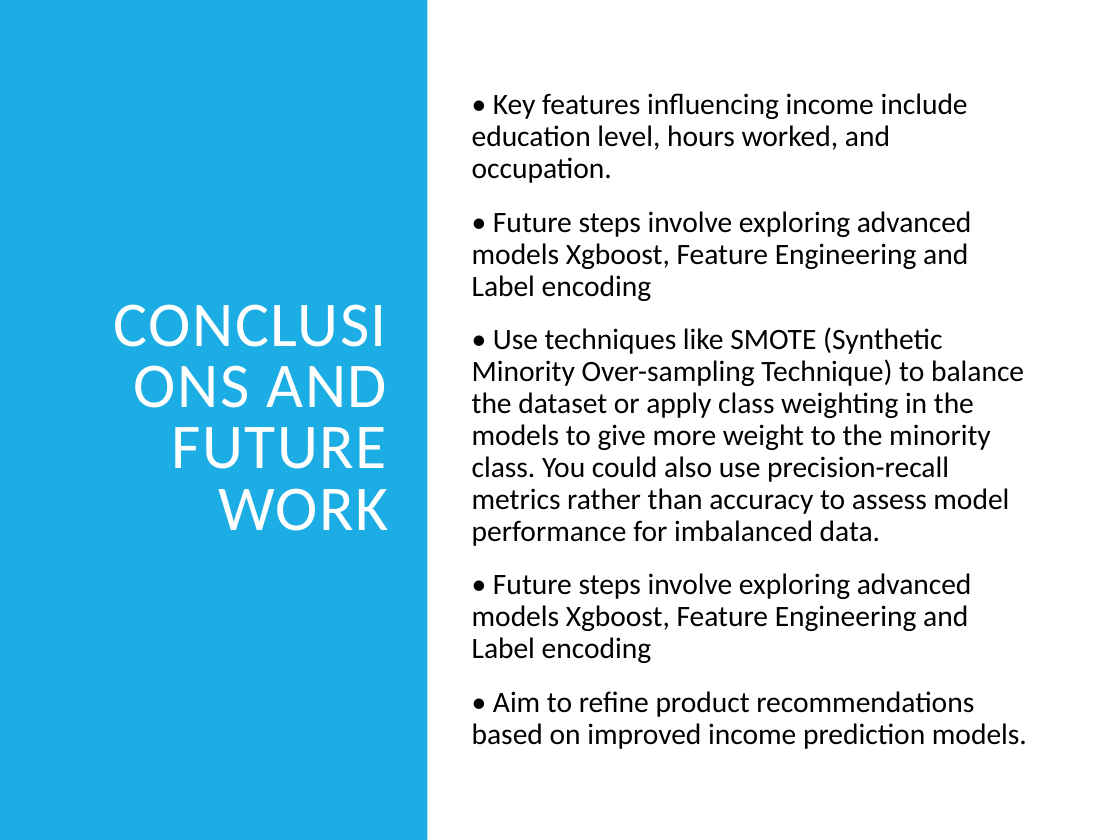
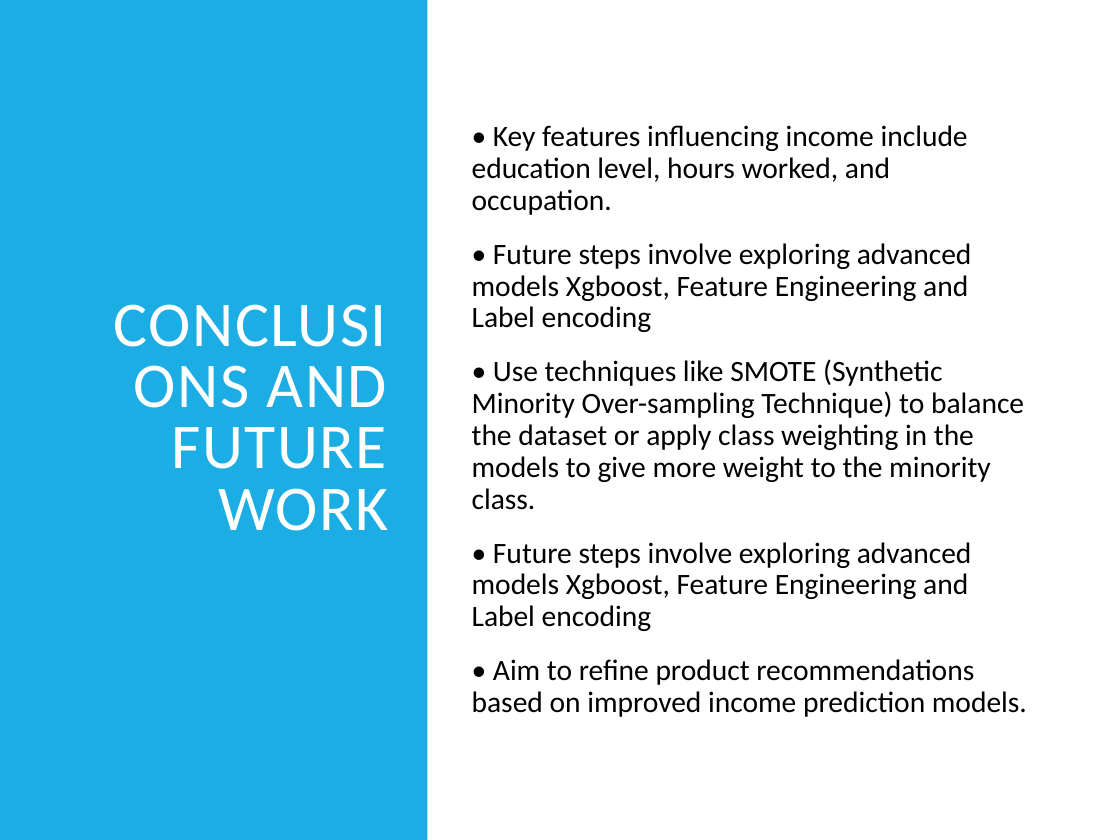
Before and after one commit to bhargavddb/Brainstation_Final_Project, a slide deck: slide 7 of docs_and_Presentation/Financial_Product_Recommendation_Presentation_Detailed2.pptx. Drawn at 1120x840 pixels with LibreOffice and Linux fonts; fonts in the diff are those of the drawing. Boxes give left, top, right and bottom in pixels: in the first picture for what was removed or moved away, otherwise in the second. Text is boxed around its words. In the diff, an @@ line names an element or a change of style, - is before the commit and + after.

Commit message:
Add all Files2

```diff
--- a/docs_and_Presentation/Financial_Product_Recommendation_Presentation_Detailed2.pptx
+++ b/docs_and_Presentation/Financial_Product_Recommendation_Presentation_Detailed2.pptx
@@ text at [472,359,1024,510]: text changed @@
-  • Use techniques like SMOTE (Synthetic Minority Over-sampling Technique) to balance the dataset or apply class weighting in the models to give more weight to the minority class. You could also use precision-recall metrics rather than accuracy to assess model performance for imbalanced data.
+  • Use techniques like SMOTE (Synthetic Minority Over-sampling Technique) to balance the dataset or apply class weighting in the models to give more weight to the minority class.
```
